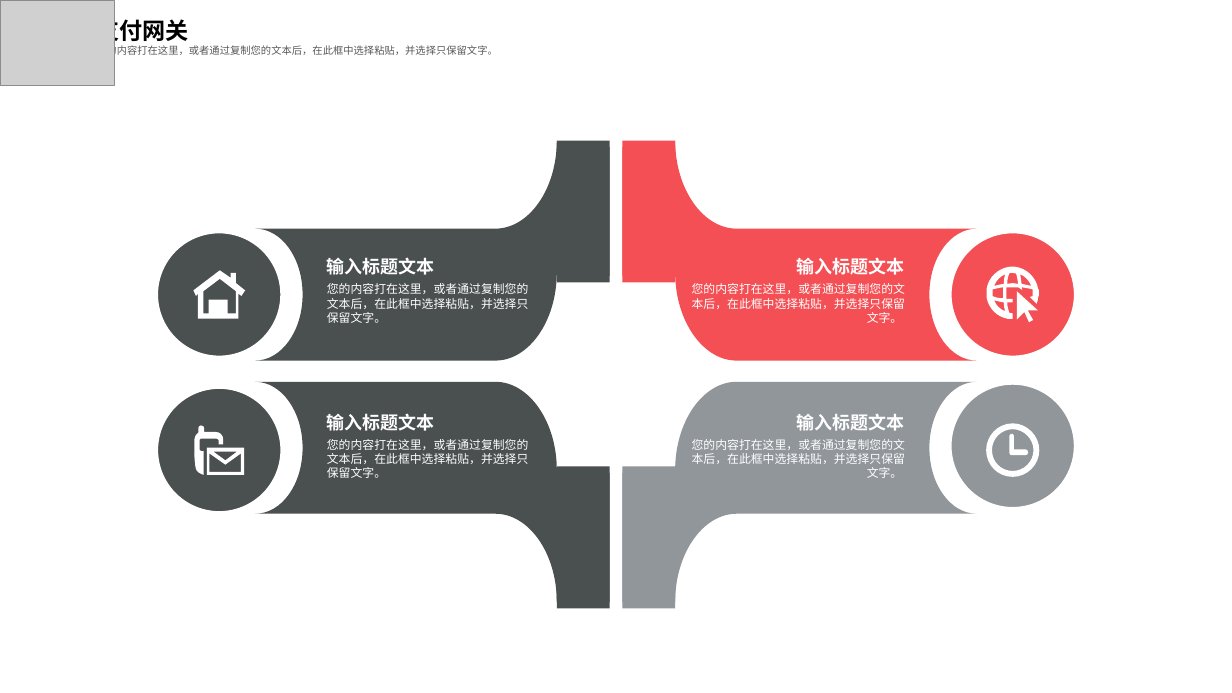
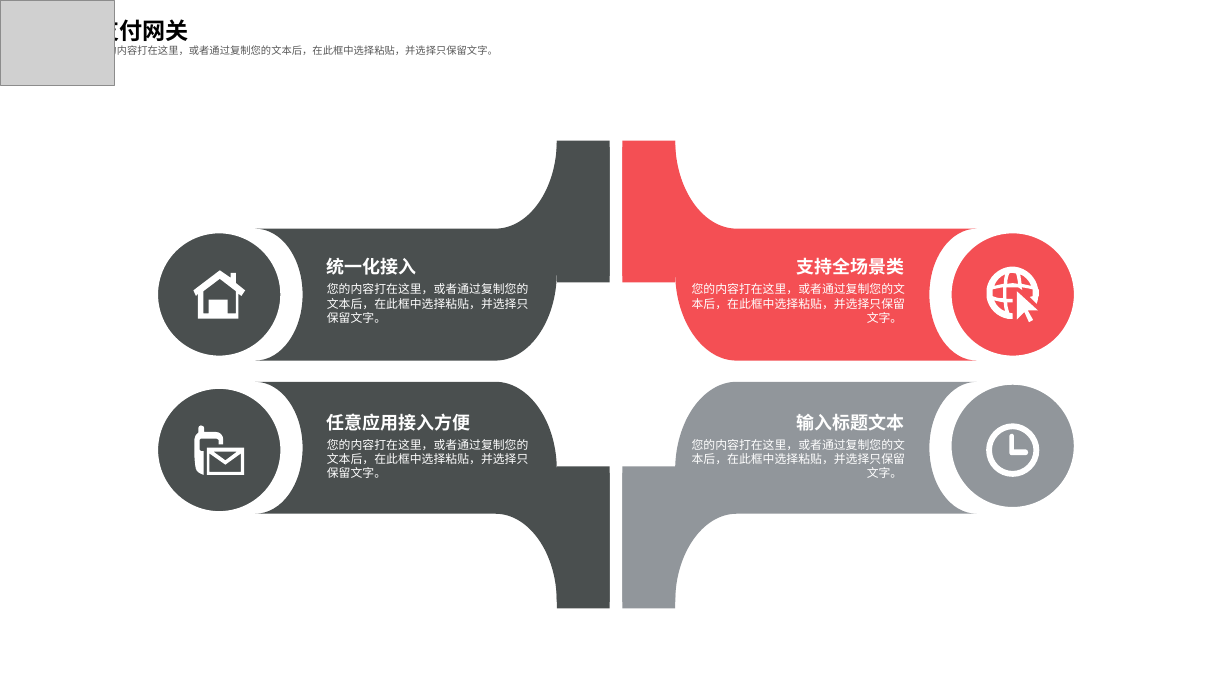
Before and after one commit to feiweihy/SpringCloud, a slide deck: slide 18 of documents/1-技术交流/中交金卡技术交流20190505.pptx. Drawn at 1232x693 pixels with LibreOffice and Linux fonts; fonts in the diff are those of the drawing; grey boxes stand for pictures. Boxes give left, top, right and bottom in pixels: in the first picture for what was removed or moved away, otherwise in the second. Text is boxed around its words. In the diff, an @@ line names an element or a change of style, - is before the commit and + after.

```diff
--- a/documents/1-技术交流/中交金卡技术交流20190505.pptx
+++ b/documents/1-技术交流/中交金卡技术交流20190505.pptx
@@ text at [327, 257, 417, 275]: text changed @@
-输入标题文本
+统一化接入
@@ text at [797, 257, 905, 275]: text changed @@
-输入标题文本
+支持全场景类
@@ text at [327, 413, 471, 431]: text changed @@
-输入标题文本
+任意应用接入方便
```
Also in this commit, not shown: 11 other slides changed.
